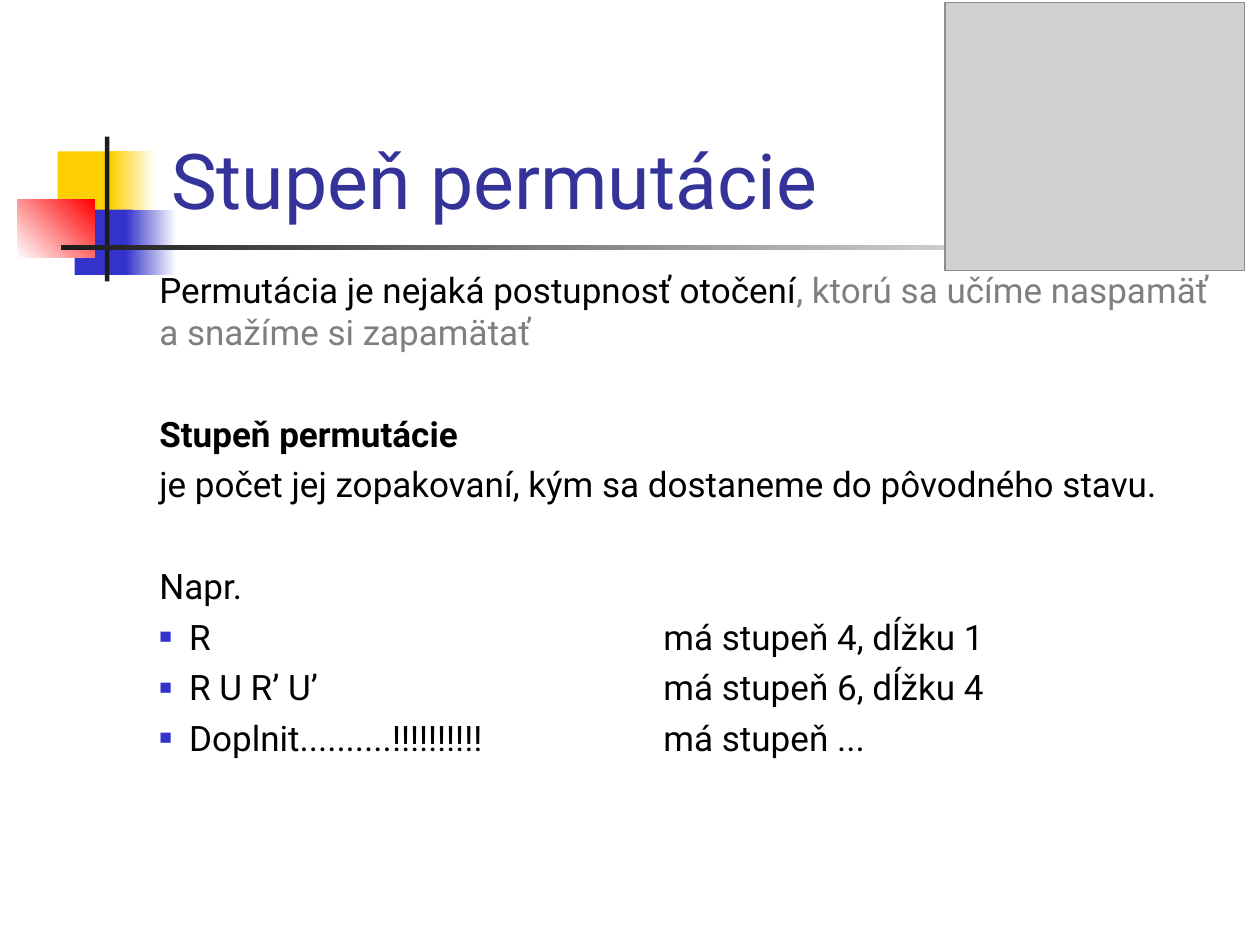
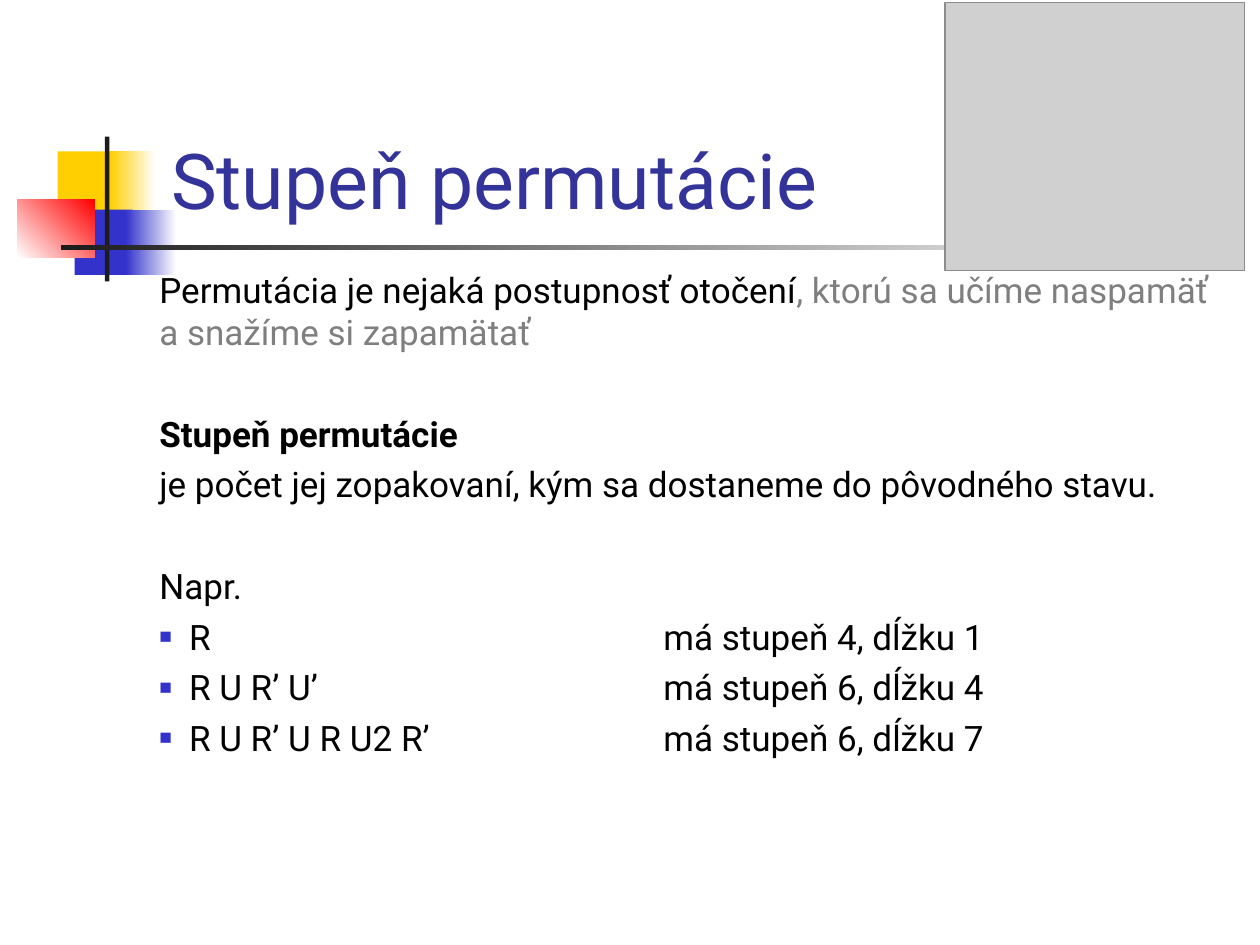
Before and after one commit to paradigmy/Kod, a slide deck: slide 9 of CV09/Rubik.ppt. Drawn at 1260x945 pixels with LibreOffice and Linux fonts; fonts in the diff are those of the drawing; grey boxes stand for pictures. Boxes give left, top, right and bottom in pixels: in the first picture for what was removed or moved away, otherwise in the second. Text is boxed around its words. In the diff, an @@ line names an element or a change of style, - is before the commit and + after.

```diff
--- a/CV09/Rubik.ppt
+++ b/CV09/Rubik.ppt
@@ text at [189, 623, 984, 756]: text changed @@
-■ Doplnit..........!!!!!!!!!! má stupeň ...
+■ R U R’ U R U2 R’ má stupeň 6, dĺžku 7
```
Also in this commit, not shown: 1 other slide changed, 3 other files.
